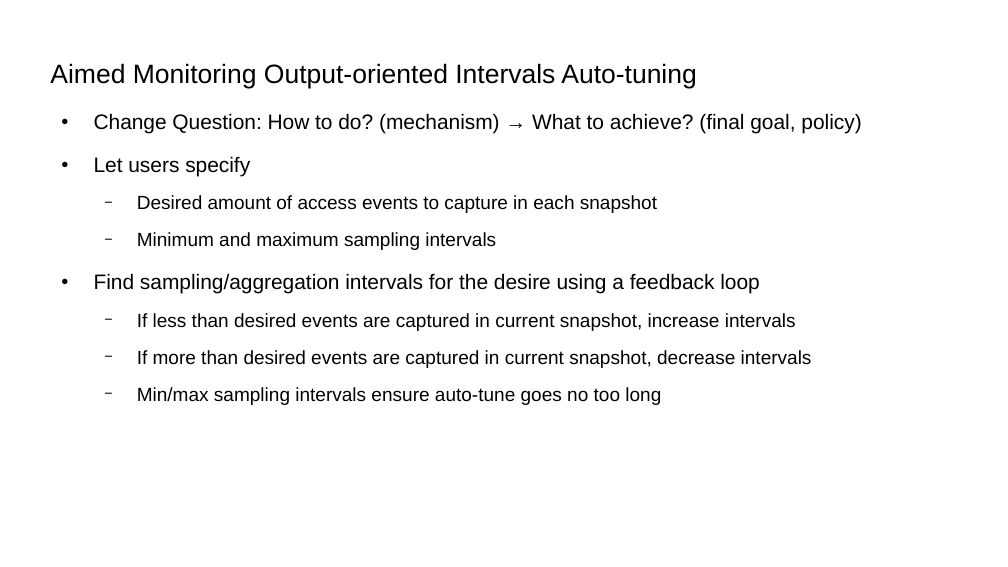
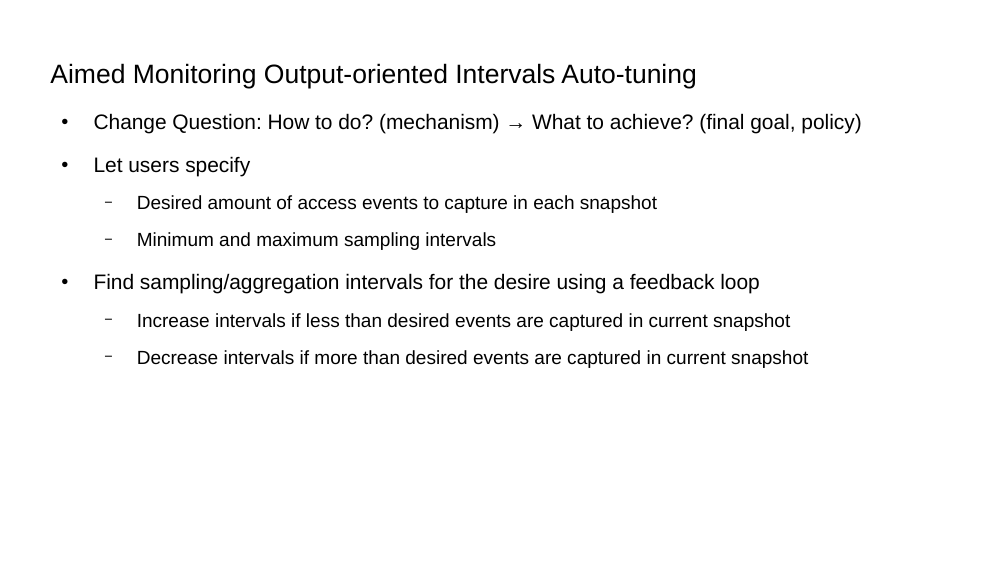
Before and after one commit to damonitor/talks, a slide deck: slide 53 of 2025/kernel_recipes/damon_kernel_recipes2025.odp (slide 50 before the commit). Drawn at 1008x567 pixels with LibreOffice and Linux fonts; fonts in the diff are those of the drawing. Boxes give left, top, right and bottom in pixels: in the first picture for what was removed or moved away, otherwise in the second. Text is boxed around its words. In the diff, an @@ line names an element or a change of style, - is before the commit and + after.

```diff
--- a/2025/kernel_recipes/damon_kernel_recipes2025.odp
+++ b/2025/kernel_recipes/damon_kernel_recipes2025.odp
@@ text at [137, 313, 808, 368]: text changed @@
-  − If less than desired events are captured in current snapshot, increase intervals
-  − If more than desired events are captured in current snapshot, decrease intervals
-  − Min/max sampling intervals ensure auto-tune goes no too long
+  − Increase intervals if less than desired events are captured in current snapshot
+  − Decrease intervals if more than desired events are captured in current snapshot
```
Also in this commit, not shown: 28 other slides changed, 5 slides added, 1 slide removed, 1 other file.
